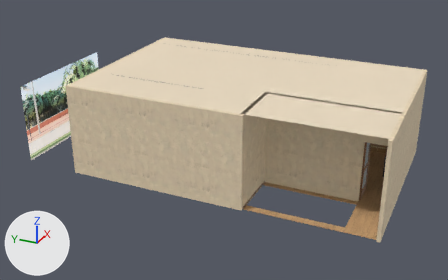
The glTF model assets/models/env/second_ai/bb_support/tongxian.glb as it was, and as the next commit left it.
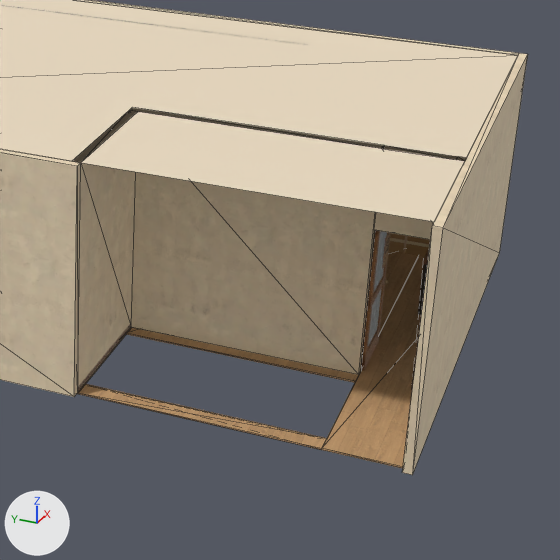
Old and new are each drawn whole from a 50 mm lens placed at (-18.85, -7.39, 10.08), pointed at (-0.59, 0.82, 0.96) and again close up on the part from 47% to 98% of the width and 17% to 99% of the height. The lights are fixed; the arrows at lower left show +X, +Y and +Z. The first two pictures are the older version. The close-ups show mesh edges as thin lines. Where no turn or scale is listed for an object, it has been applied to the vertices. Vertices at exactly the same position are counted once.

In view in the first close-up: 'WALL_front_plaster', 'WALL_left_plaster', 'WALL_right_plaster', 'tx_ceiling', 'tx_floor', 'tx_props', 'tx_vc', 'tx_wood' and 3 more.
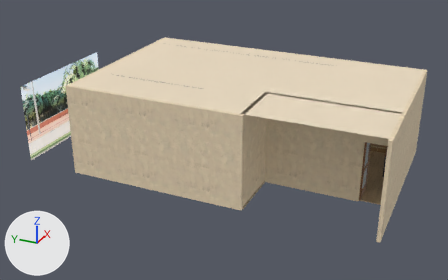
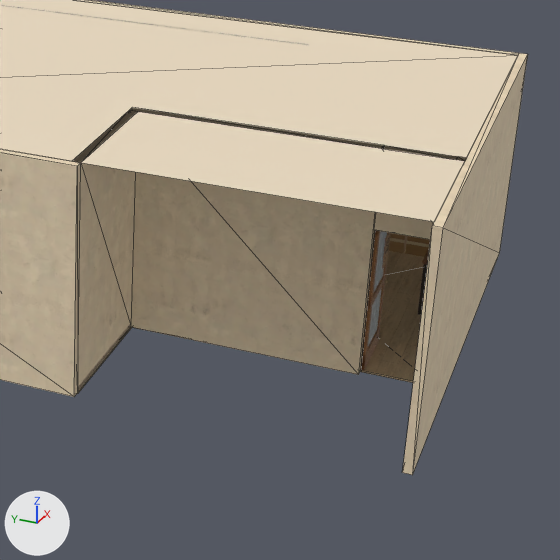
The change, as a list of edits to the scene's bpy script:
```text
Add img_laminate_floor_02_diff_1k_s1_g1_d6bc96:
    img_laminate_floor_02_diff_1k_s1_g1_d6bc96 = load_image('laminate_floor_02_diff_1k_s1_g1_d6bc96', '_unpacked/laminate_floor_02_diff_1k_s1_g1_d6bc96', 512, 512, 'sRGB')
Change mat_tx_floor_oak:
    where n2 = _N.new('ShaderNodeTexImage'); n2.name = 'Image Texture'
    n2.image: img_laminate_floor_02_diff_1k_s1_g1_c49c70 -> img_laminate_floor_02_diff_1k_s1_g1_d6bc96
Change me_tx_floor:
    used by ob_tx_floor; location = (0.0, 0.0, 0.0)
    remove me_tx_floor.from_pydata(...)  # 24 vertices, 48 faces; spans x -3.2..3.2, y -5.2..5.2, z -0.02..0.0
    add me_tx_floor.from_pydata(...)  # 14 vertices, 24 faces; spans x -3.2..3.2, y -5.2..5.2, z -0.02..0.0
    me_tx_floor part 1
    12 vertices are removed from x -3.2..3.2, y -5.2..-1.0, z -0.02..0.0
    36 faces are deleted
    2 vertices move from x -3.2..-1.45, y -5.2..-1.0, z -0.02..0.0 to x -1.14, y -5.2..-1.0, z -0.02..0.0
    2 vertices are added at (-1.14, -5.2, -0.02), (-1.14, -1.0, 0.0)
    12 new faces join them
```

Pixel boxes [x1, y1, x2, y2] of what changed, in the close-ups (560 x 560 px):
'tx_floor', surface changed, reshaped (mostly hidden afterwards)
    before: [77, 240, 424, 468]
    after: [77, 240, 424, 394]
part 1 of me_tx_floor, cut back
    before: [78, 249, 424, 468]
    after: [360, 249, 424, 383]
